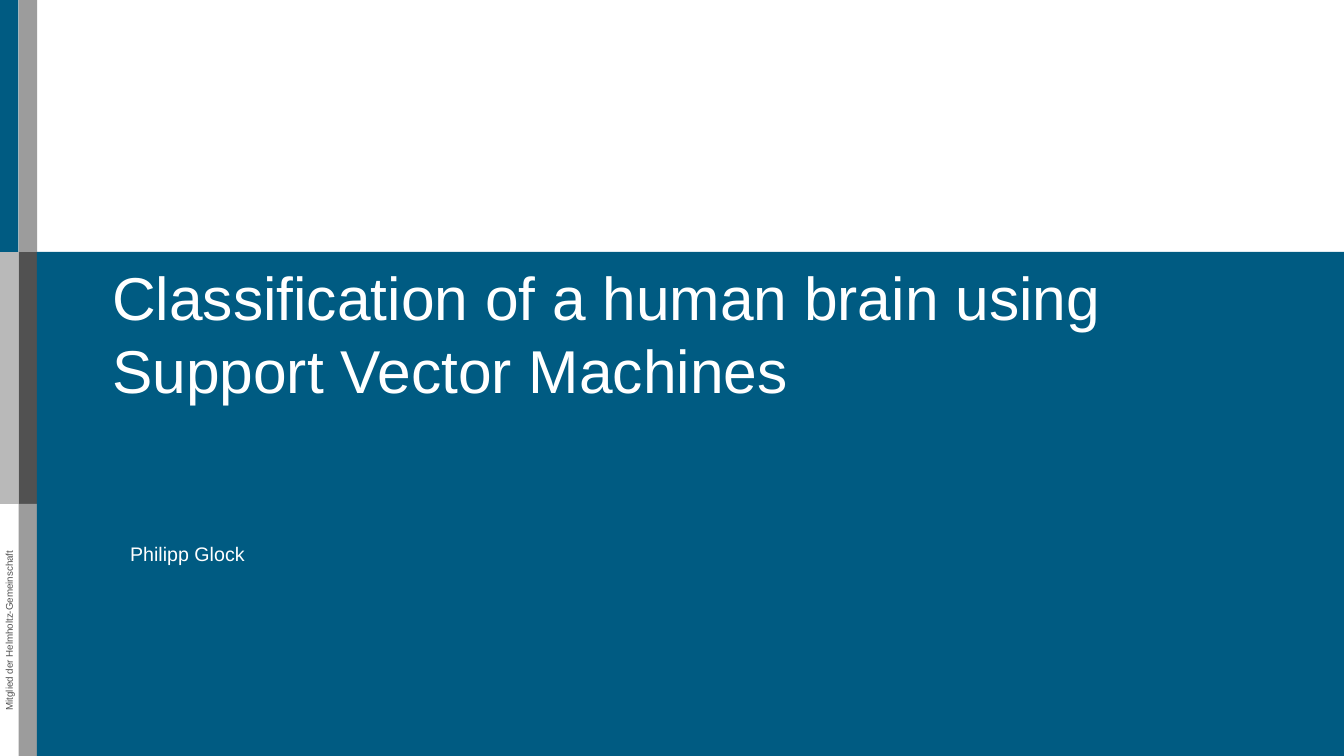
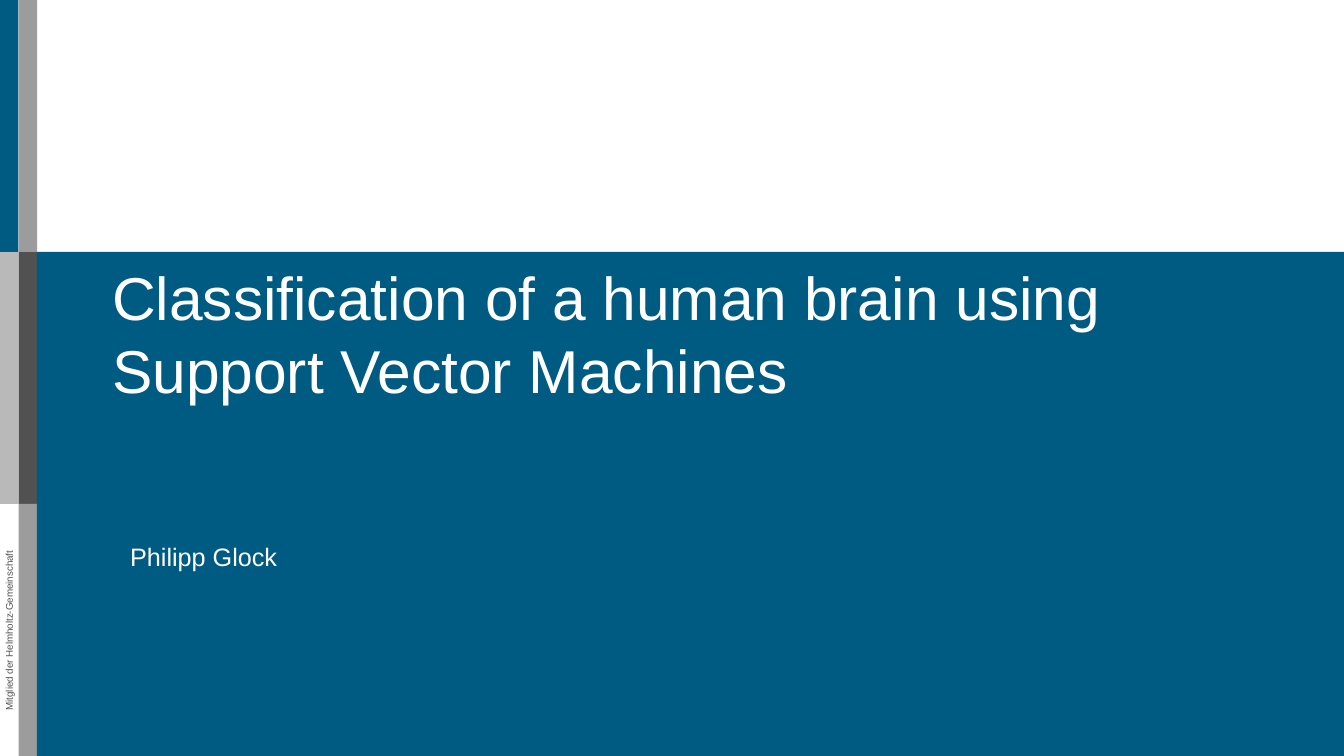
Before and after one commit to meego/InternshipReport, a slide deck: slide 1 of Presentation/Internship.pptx. Drawn at 1344x756 pixels with LibreOffice and Linux fonts; fonts in the diff are those of the drawing; background and template pictures are left out. Boxes give left, top, right and bottom in pixels: in the first picture for what was removed or moved away, otherwise in the second. Text is boxed around its words. In the diff, an @@ line names an element or a change of style, - is before the commit and + after.

Commit message:
slides

```diff
--- a/Presentation/Internship.pptx
+++ b/Presentation/Internship.pptx
@@ text "Philipp Glock" at <box>130,547,277,572</box>: size 14 to 18 pt @@
```
Also in this commit, not shown: 1 slide added, 1 slide removed.
